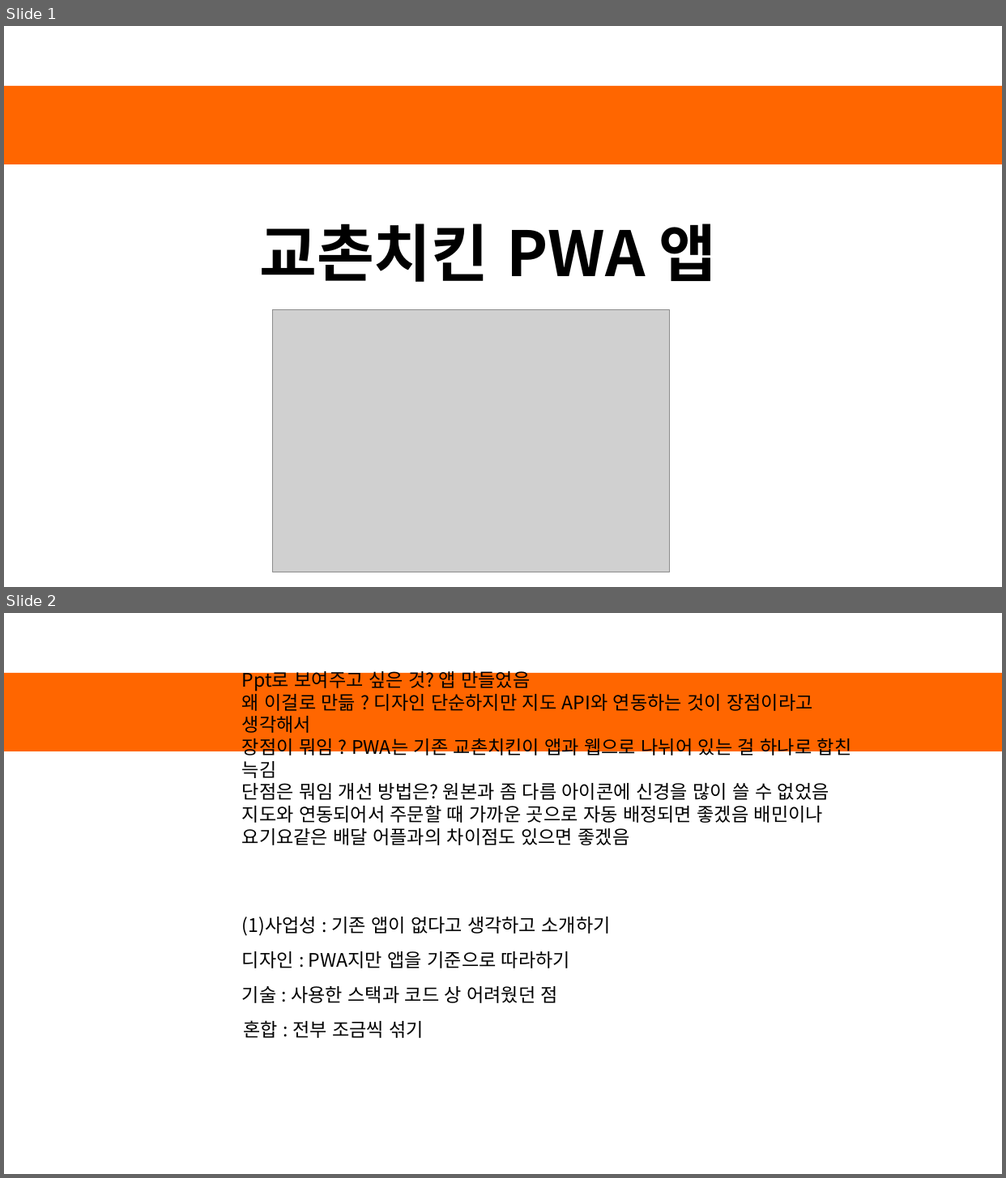
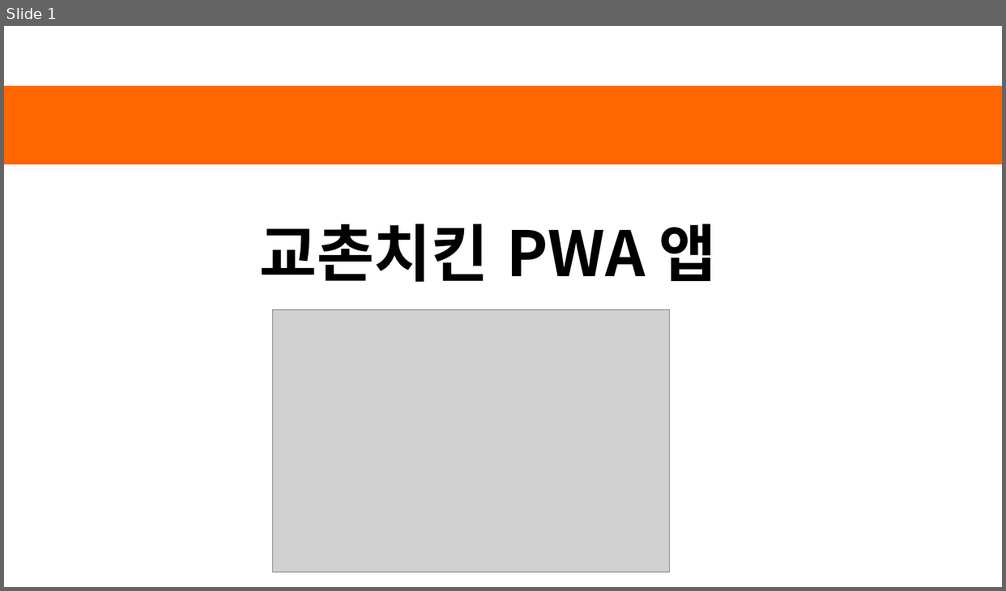
Before and after one commit to SWCheol/kyochon, a slide deck: kyochon.pptx. Shown one above the other, each under a label of ours: slides 1 and 2 before the commit, slide 1 after it. The pictures are 1006x1178 and 1006x591 pixels, drawn with LibreOffice and Linux fonts; fonts in the diff are those of the drawing; grey boxes stand for pictures. Boxes give left, top, right and bottom in pixels: in the first picture for what was removed or moved away, otherwise in the second. Text is boxed around its words. In the diff, an @@ line names an element or a change of style, - is before the commit and + after.

```diff
--- a/kyochon.pptx
+++ b/kyochon.pptx
@@ slide 2 removed at [4,613,1002,1174], background #FFFFFF; not listed: 1 template element that a slide beside it also shows @@
@@ text removed at [242,668,852,845] @@
-Ppt로 보여주고 싶은 것? 앱 만들었음
-왜 이걸로 만듦 ? 디자인 단순하지만 지도 API와 연동하는 것이 장점이라고 생각해서
-장점이 뭐임 ? PWA는 기존 교촌치킨이 앱과 웹으로 나뉘어 있는 걸 하나로 합친 늑김
-단점은 뭐임 개선 방법은? 원본과 좀 다름 아이콘에 신경을 많이 쓸 수 없었음 지도와 연동되어서 주문할 때 가까운 곳으로 자동 배정되면 좋겠음 배민이나 요기요같은 배달 어플과의 차이점도 있으면 좋겠음
@@ text removed at [242,917,611,936] @@
-(1)사업성 : 기존 앱이 없다고 생각하고 소개하기
@@ text removed at [242,952,570,969] @@
-디자인 : PWA지만 앱을 기준으로 따라하기
@@ text removed at [242,986,558,1003] @@
-기술 : 사용한 스택과 코드 상 어려웠던 점
@@ text removed at [243,1020,424,1038] @@
-혼합 : 전부 조금씩 섞기
```
Also in this commit, not shown: 6 slides changed, 5 slides added, 2 other slides removed, 2 other files.
